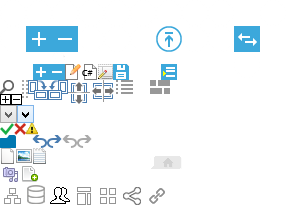
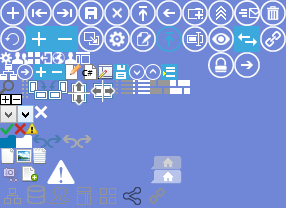
Comparing the layer stacks of the two 286x208 images. Changes:
added layer "Relation copy" in group "Actions" over [265, 31, 281, 47]
added layer "Relation" (1st of 2, in "Actions") in group "Actions" over [260, 26, 286, 52]
renamed "Layer 2" to "Memberships", painted on it over [50, 187, 70, 204]
showed "BG" over [0, 0, 286, 208]
